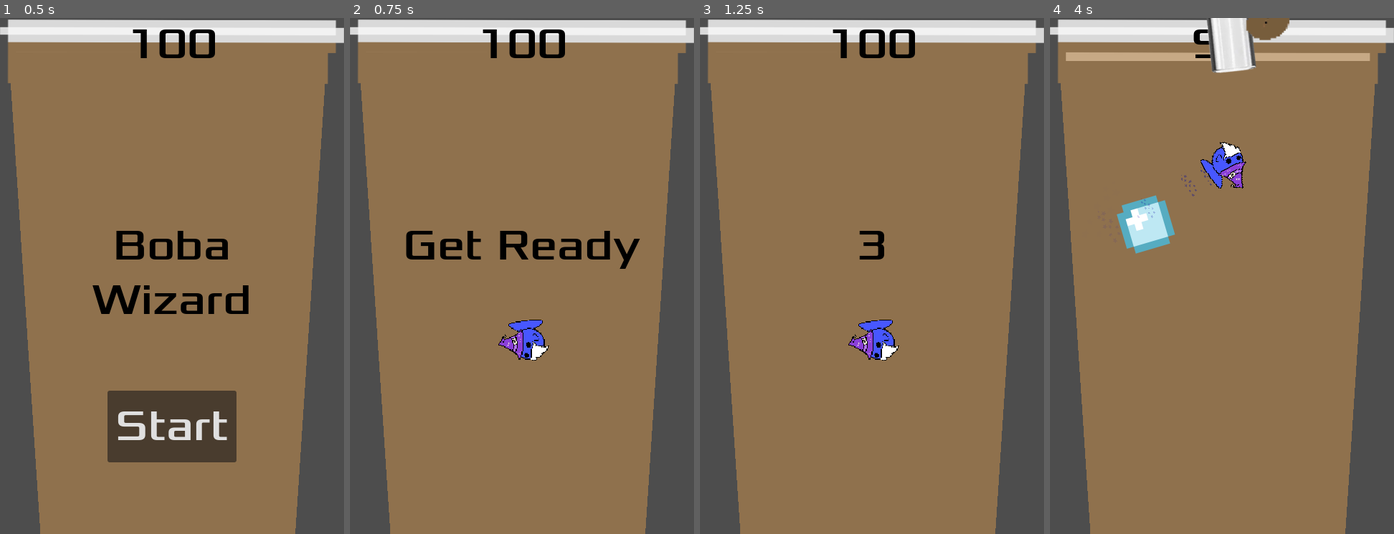
Above: before the commit, frames 1-4 (left to right).
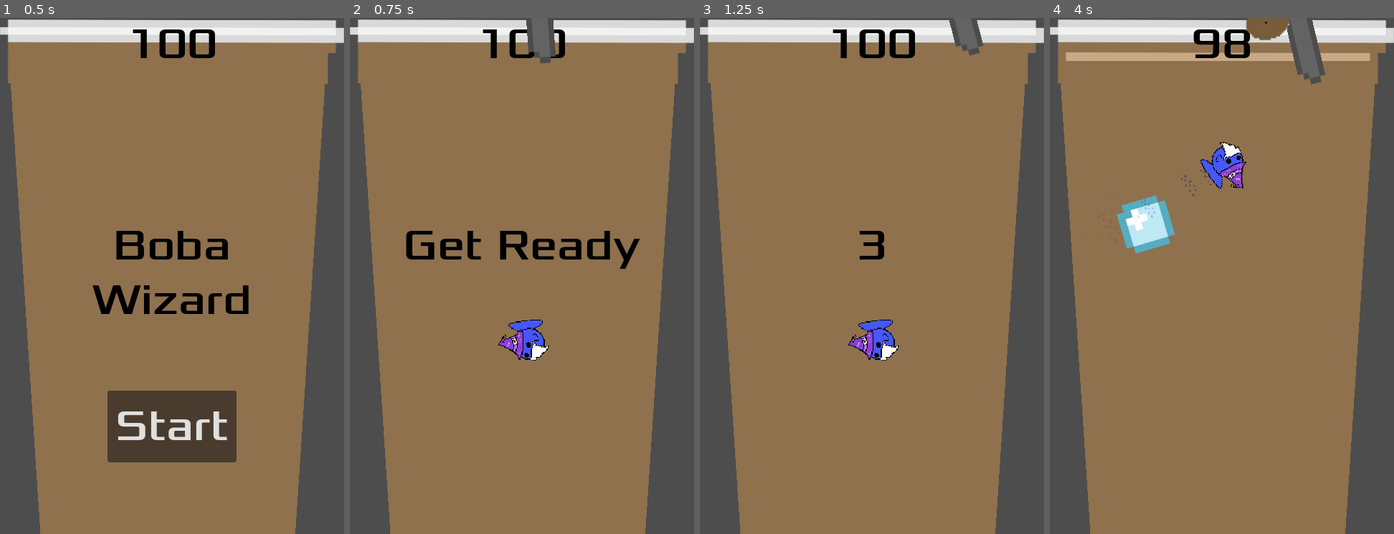
Above: after the commit, the same moments.

Repository: PaulThomasRowe/boba-tea-wizardry
Game: Godot game, scene res://main.tscn
The game is run twice, just before and just after one commit, with the same random seed, the same clock (stepped at 60 frames per second) and the same inputs. This scene is started directly instead of the project's main scene. Sound files missing from this copy of the repository are replaced by a short silence.
Inputs (mouse positions are in pixels of both pictures, inside the frame that each line leads up to):
- Up to frame 1 (0.5 s): no input
- Up to frame 2 (0.75 s): click "Start" at 0.5 s
- Up to frame 3 (1.25 s): no input
- Up to frame 4 (4 s): tap Enter (start_game) at 1.25, 3.6 s; move the mouse to (1297, 250) at 1.27 s; hold D (move_right) 1.28-2.03 s; hold Enter (start_game) 1.28-2.03 s; click (1297, 250) at 1.42 s; move the mouse to (1153, 301) at 2.02 s; hold S (move_down) 2.03-2.78 s; tap F (test_immunity) at 2.1 s; move the mouse to (1256, 162) at 2.77 s; hold D (move_right) 2.78-3.53 s; tap G (test_speed) at 2.85 s; move the mouse to (1204, 379) at 3.52 s; hold W (move_up) from 3.53 s (still down); click (1204, 379) at 3.67 s

Frame 1 is identical in both runs. In frame 2, 0.6% of the frame differs, in the area x 51-60%, y 0-9%; in frame 3, 0.5%; in frame 4, 2.0%, in the area x 45-80%, y 0-13%.

Commit message:
Feature/improve straw and make dangerous (#73)
* Update straw art and make lowering speed gradual

* Improve gradual transition of falling speed

* Make straw object collidable; redo rotation logic

* Moved straw to a different layer

* Player object can correctly tell the diffence between straw and boba

* Functioning straw, yay

---------

Co-authored-by: Paul Thomas Rowe <paul@gnarlywoodgroup.com>
Co-authored-by: 羅寶堂 <ptr@prowe.dev>

Diff:
--- a/main.gd
+++ b/main.gd
@@ -35,6 +35,7 @@
 	# Hide player and clear all bobas
 	$Player.hide()
 	get_tree().call_group("falling_boba", "queue_free")
+	get_tree().call_group("straw", "queue_free")
 	get_tree().call_group("falling_ice_bomb", "queue_free")
 
 	# Show the Start Button after the delay
@@ -56,8 +57,9 @@
 
 	straw_scene = preload("res://straw.tscn")
 	var straw_instance = straw_scene.instantiate()
-	straw_instance.position = Vector2(225, -300)
+	straw_instance.position = Vector2(225, -550)
 	add_child(straw_instance)
+	straw_instance.add_to_group("straw")
 
 	$HUD.show_message("Get Ready")
 
--- a/mob.tscn
+++ b/mob.tscn
@@ -1,6 +1,5 @@
-[gd_scene load_steps=10 format=3 uid="uid://c7khi36lobpce"]
+[gd_scene load_steps=9 format=3 uid="uid://c7khi36lobpce"]
 
-[ext_resource type="Script" path="res://mob.gd" id="1"]
 [ext_resource type="Texture2D" uid="uid://yqglrrsx7j1f" path="res://art/enemyFlyingAlt_1.png" id="2"]
 [ext_resource type="Texture2D" uid="uid://bpot8awhdn6ph" path="res://art/enemyFlyingAlt_2.png" id="3"]
 [ext_resource type="Texture2D" uid="uid://bu4221t7qpa7d" path="res://art/enemyWalking_1.png" id="4"]
@@ -51,7 +50,6 @@
 [node name="Mob" type="RigidBody2D" groups=["mobs"]]
 collision_mask = 0
 gravity_scale = 0.0
-script = ExtResource("1")
 
 [node name="AnimatedSprite2D" type="AnimatedSprite2D" parent="."]
 scale = Vector2(0.75, 0.75)
--- a/player.gd
+++ b/player.gd
@@ -1,4 +1,6 @@
 extends Area2D
+
+signal hit
 
 # player const movement variables
 const player_base_speed = 400
@@ -127,20 +129,22 @@
 
 # This function determines what happens if the player collides with
 func _on_body_entered(_body):
-	print("Player speed reduced because of collision!")
-	player_slow = true
-	"""
-	Old code that kills the player
-	hide() # Player disappears after being hit.
-	hit.emit()
-	# Must be deferred as we can't change physics properties on a physics callback.
-	$CollisionShape2D.set_deferred(&"disabled", true)
-	"""
+	print(_body)
+		# Reset player movement back to normal
+	if _body.is_in_group("falling_boba"):
+		print("Player speed reduced because of collision!")
+		player_slow = true
+	if _body.is_in_group("straw"):
+		hide() # Player disappears after being hit.
+		get_parent().game_over()
+		# Must be deferred as we can't change physics properties on a physics callback.
+		$CollisionShape2D.set_deferred(&"disabled", true)
 
 func _on_body_exited(_body):
 	# Reset player movement back to normal
-	player_slow = false
-	print("Player speed restored because of exiting collision!")
+	if _body.is_in_group("falling_boba"):
+		player_slow = false
+		print("Player speed restored because of exiting collision!")
 
 func push_from_explosion(explosion_position):
 	var direction = global_position - explosion_position
--- a/player.tscn
+++ b/player.tscn
@@ -61,6 +61,8 @@
 
 [node name="Player" type="Area2D"]
 z_index = 10
+collision_layer = 3
+collision_mask = 3
 script = ExtResource("1")
 
 [node name="AnimatedSprite2D" type="AnimatedSprite2D" parent="."]
--- a/straw.gd
+++ b/straw.gd
@@ -1,32 +1,43 @@
-extends RigidBody2D
+extends StaticBody2D
 
 var swing_amplitude = 20.0
-var swing_speed = 2.0
-var downward_speed = 20.0
+var swing_speed = 0.5
+var downward_speed = 45.0
 
-var min_rotation = 110
-var max_rotation = 160
-var clockwise = false
+var max_rotation = 15
+var clockwise = true
 
 func _ready():
 	return
 
 func _process(delta):
-	position.y += downward_speed * delta
-	if clockwise && rotation_degrees < min_rotation:
-		clockwise = false
-	elif !clockwise && rotation_degrees > max_rotation:
-		clockwise = true
+	#if (fmod(rotation_degrees, 360) < 1):
+	#	rotation_degrees += 360
+	#print(position.y)
+
+	if (position.y < -10):
+		position.y += downward_speed * delta * 0.3
+	elif (position.y < -200):
+		position.y += downward_speed * delta * 0.5
+	elif (position.y < -400):
+		position.y += downward_speed * delta * 0.7
+	elif (position.y < -500):
+		position.y += downward_speed * delta * 0.9
+	elif (position.y < -600):
+		position.y += downward_speed * delta * 1.2
+
+	if (abs(fmod(rotation_degrees, 360)) > max_rotation):
+		clockwise = !clockwise
 
 	if clockwise:
-		rotation_degrees -= 45 * delta
+		rotation_degrees -= 45 * delta * swing_speed
 	else:
-		rotation_degrees += 45 * delta
+		rotation_degrees += 45 * delta * swing_speed
 
 func start(pos):
-	position = pos
-	show()
+	#position = pos
+	#show()
 	$CollisionShape2D.disabled = false
-	$AnimatedSprite2D.play()
-	var mob_types = Array($AnimatedSprite2D.sprite_frames.get_animation_names())
-	$AnimatedSprite2D.animation = mob_types.pick_random()
+	#$AnimatedSprite2D.play()
+	#var mob_types = Array($AnimatedSprite2D.sprite_frames.get_animation_names())
+	#$AnimatedSprite2D.animation = mob_types.pick_random()
--- a/straw.tscn
+++ b/straw.tscn
@@ -1,13 +1,13 @@
-[gd_scene load_steps=5 format=3 uid="uid://66mp5ewyefok"]
+[gd_scene load_steps=5 format=3 uid="uid://dlalpulpupybb"]
 
 [ext_resource type="Script" path="res://straw.gd" id="1_an6mm"]
-[ext_resource type="Texture2D" uid="uid://bgqvi07tsly4f" path="res://art/boba_straw_12oz.webp" id="2_k8h7b"]
+[ext_resource type="Texture2D" uid="uid://bjgbfm2plykb4" path="res://art/boba-straw.png" id="2_4w2yw"]
 
 [sub_resource type="SpriteFrames" id="1"]
 animations = [{
 "frames": [{
 "duration": 1.0,
-"texture": ExtResource("2_k8h7b")
+"texture": ExtResource("2_4w2yw")
 }],
 "loop": true,
 "name": &"fly",
@@ -15,12 +15,10 @@
 }]
 
 [sub_resource type="CapsuleShape2D" id="2"]
-radius = 37.0
-height = 100.0
+radius = 23.0
+height = 66.0
 
-[node name="Straw" type="RigidBody2D" groups=["mobs"]]
-collision_mask = 0
-gravity_scale = 0.0
+[node name="straw" type="StaticBody2D"]
 script = ExtResource("1_an6mm")
 
 [node name="AnimatedSprite2D" type="AnimatedSprite2D" parent="."]
@@ -29,9 +27,10 @@
 animation = &"fly"
 
 [node name="CollisionShape2D" type="CollisionShape2D" parent="."]
-rotation = 1.5708
+z_index = 12
+position = Vector2(0, 571)
+scale = Vector2(0.531633, 1)
 shape = SubResource("2")
+debug_color = Color(0.132586, 0.638005, 0.307606, 0.42)
 
 [node name="VisibleOnScreenNotifier2D" type="VisibleOnScreenNotifier2D" parent="."]
-
-[connection signal="screen_exited" from="VisibleOnScreenNotifier2D" to="." method="_on_VisibilityNotifier2D_screen_exited"]
Binary file added: art/boba-straw.png
Not shown, added: art/boba-straw.png.import
Not shown: 1 places in falling_boba.tscn that only renumber resources
Not shown: 1 places in hud.tscn that only renumber resources
Not shown: 1 places in main.tscn that only renumber resources
Not shown, changed: sfx/BGM.wav.import
Not shown, changed: sfx/CollectBobaSFX.wav.import
